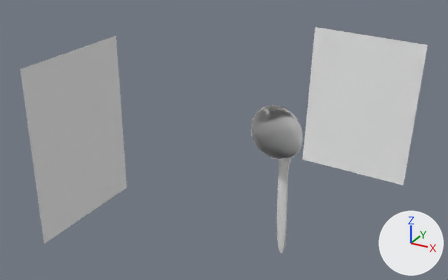
An edit to the OBJ model model/873455.obj, drawn before and after from the same camera.
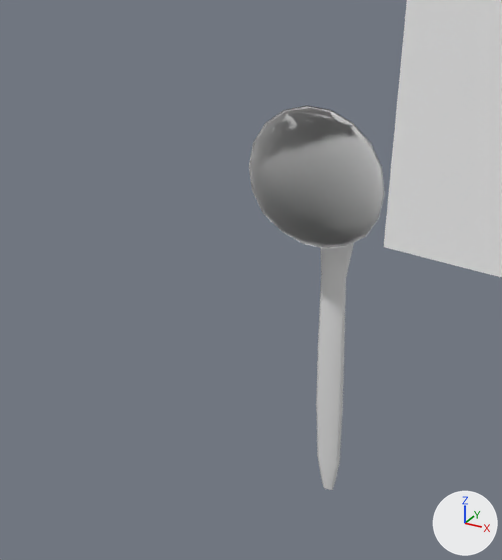
Old and new are each drawn whole from a 50 mm lens placed at (225.0, -536.0, 404.0), pointed at (-113.0, 79.0, 96.0) and again close up on the part from 35% to 78% of the width and 23% to 100% of the height. The lights are fixed; the arrows at lower right show +X, +Y and +Z. Where no turn or scale is listed for an object, it has been applied to the vertices.
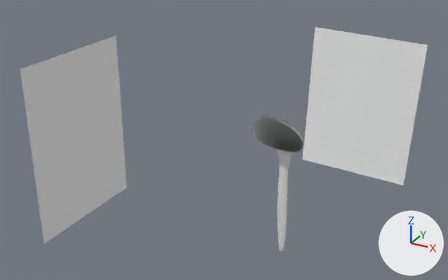
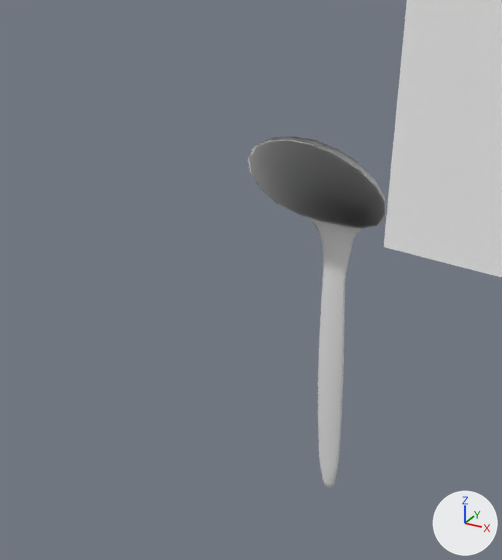
The change in detail:
me_cylinder004 is used by ob_cylinder004; location (0.0, 0.0, 0.0).
me_cylinder004 had 270 vertices, 254 faces and spanned x -28.3..28.0, y -20.5..-9.8, z 136.9..193.9.
me_cylinder004 now has 270 vertices, 254 faces and spans x -28.2..27.8, y -35.3..-1.5, z 139.0..186.3.
me_cylinder004 part 1: 270 of 270 vertices moved; they spanned x -28.3..28.0, y -20.5..-9.8, z 136.9..193.9 and now span x -28.2..27.8, y -35.3..-1.5, z 139.0..186.3; mean shift (0.0, 0.4, -0.5); largest move (4.4, -19.1, 136.9) -> (4.4, -1.5, 139.3).

Where the change shows, as pixel boxes [x1, y1, x2, y2] in the close-ups (502 x 560 px):
'Cylinder004', reshaped (36% shorter): before [249, 105, 385, 249]; after [248, 136, 386, 228]
